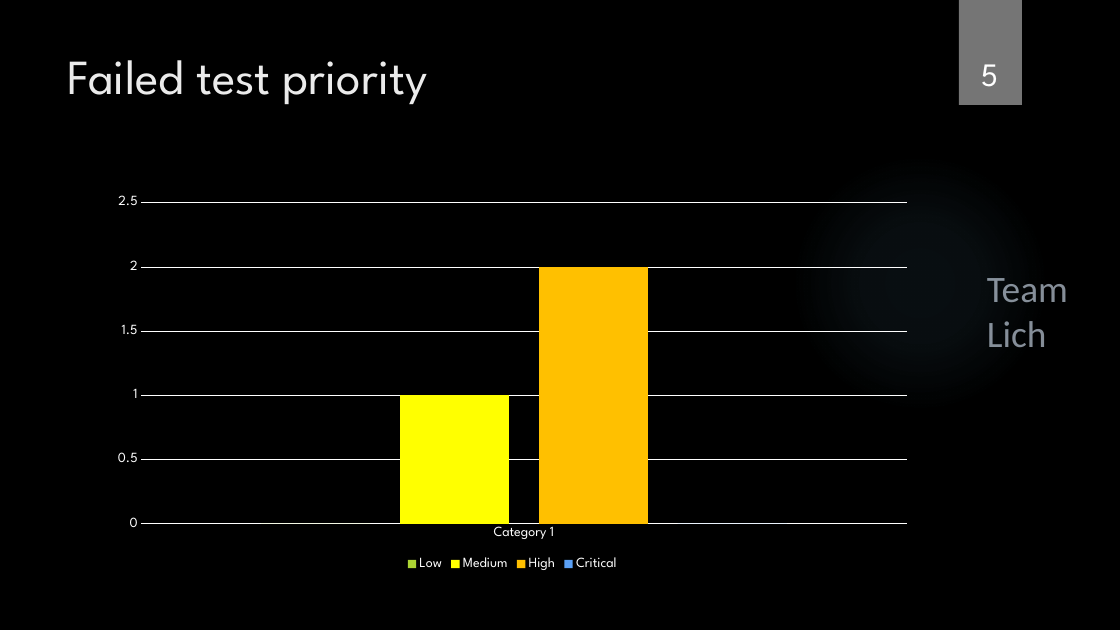
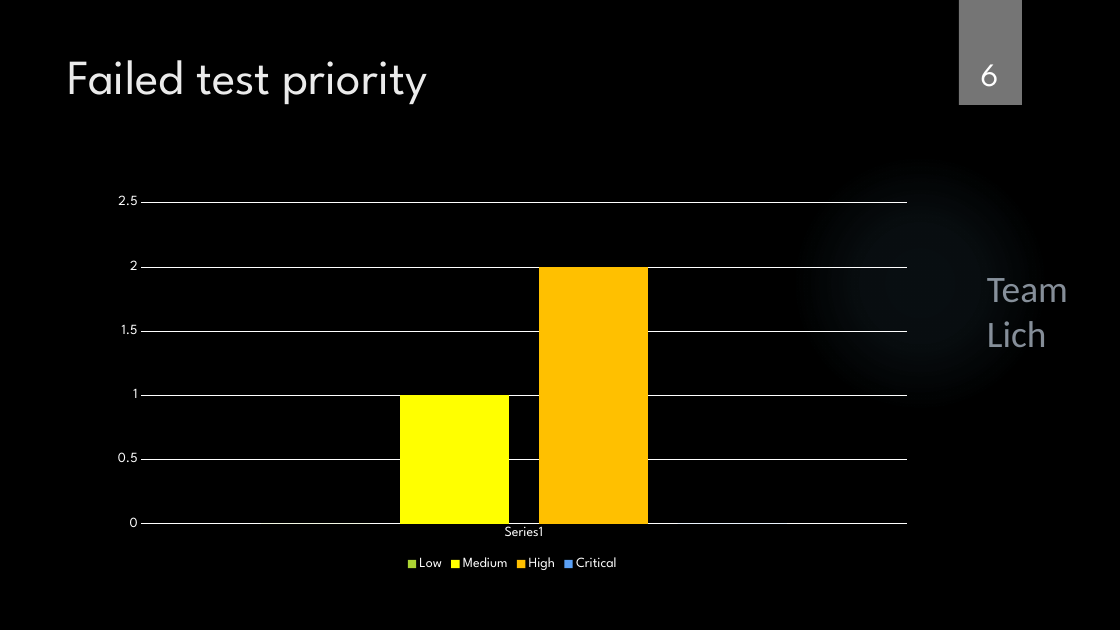
Before and after one commit to Team-Lich/Presentations, a slide deck: slide 6 of TestStatistics.pptx (slide 5 before the commit). Drawn at 1120x630 pixels with LibreOffice and Linux fonts; fonts in the diff are those of the drawing; background and template pictures are left out. Boxes give left, top, right and bottom in pixels: in the first picture for what was removed or moved away, otherwise in the second. Text is boxed around its words. In the diff, an @@ line names an element or a change of style, - is before the commit and + after.

Commit message:
Statistic chart twerk

```diff
--- a/TestStatistics.pptx
+++ b/TestStatistics.pptx
@@ page number at bbox=[981, 64, 999, 87]: text changed @@
-5
+6
@@ column chart at bbox=[102, 188, 923, 574] @@
-categories: Category 1
+categories: 
```
Also in this commit, not shown: 1 other slide changed, 1 slide added.
